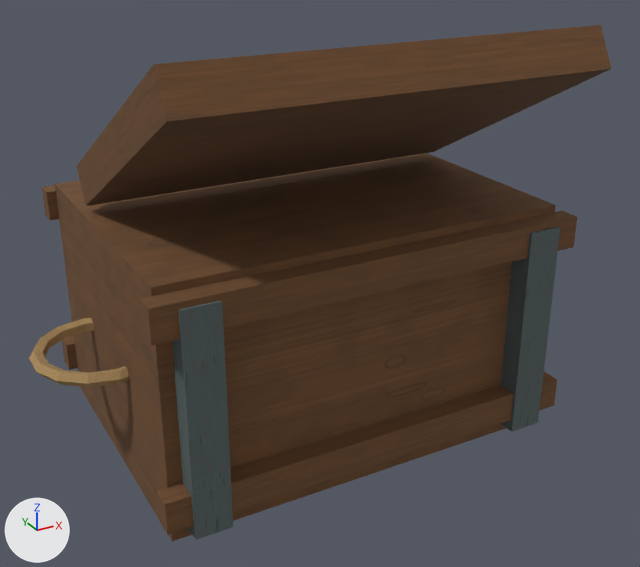
An edit to the OBJ model Assets/ProjectOEN/ProductionArt/Meshes/props_tools/pr-004_supply_crate__open.obj, drawn before and after from the same camera.
The view is the same before and after, from a 50 mm camera at (-1.004, -1.953, 1.349) aimed at (0.028, -0.075, 0.41). The axes (+X, +Y, +Z) are drawn at lower left. The lights are the same throughout. The picture after the commit comes second. Where no turn or scale is listed for an object, it has been applied to the vertices. Vertices at exactly the same position are counted once.

Names of what the first picture shows: 'pr-004_supply_crate__open'.
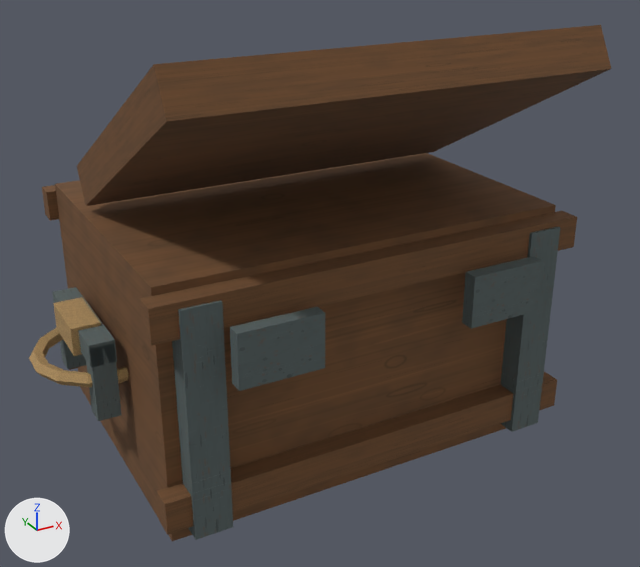
Diff of the bpy script that builds the scene:
```diff
--- a/Assets/ProjectOEN/ProductionArt/Meshes/props_tools/pr-004_supply_crate__open.obj.py
+++ b/Assets/ProjectOEN/ProductionArt/Meshes/props_tools/pr-004_supply_crate__open.obj.py
@@ me_pr_004_supply_crate__open @@
 # used by ob_pr_004_supply_crate__open; location = (0.0, 0.0, 0.0)
-me_pr_004_supply_crate__open.from_pydata(...)  # 244 vertices, 436 faces; spans x -0.709..0.709, y -0.524..0.483, z 0.014..1.084
+me_pr_004_supply_crate__open.from_pydata(...)  # 348 vertices, 592 faces; spans x -0.709..0.709, y -0.524..0.545, z 0.014..1.084
+# me_pr_004_supply_crate__open part 1: a new loose piece, a box spanning x -0.394..-0.194, y -0.502..-0.467, z 0.425..0.555, in mat_metal (picture img_metal_albedo_png)
+# me_pr_004_supply_crate__open part 2: a new loose piece, a box spanning x 0.194..0.394, y -0.502..-0.467, z 0.425..0.555, in mat_metal (picture img_metal_albedo_png)
+# me_pr_004_supply_crate__open part 3: a new loose piece, a box spanning x -0.608..-0.553, y 0.113..0.168, z 0.231..0.421, in mat_metal (picture img_metal_albedo_png)
+# me_pr_004_supply_crate__open part 4: a new loose piece, a box spanning x -0.608..-0.553, y -0.167..-0.112, z 0.231..0.421, in mat_metal (picture img_metal_albedo_png)
+# me_pr_004_supply_crate__open part 5: a new loose piece, a box spanning x -0.61..-0.55, y -0.167..0.168, z 0.374..0.429, in mat_metal (picture img_metal_albedo_png)
+# me_pr_004_supply_crate__open part 6: a new loose piece, a box spanning x -0.627..-0.557, y -0.081..0.081, z 0.366..0.436, in mat_rope (picture img_rope_albedo_png)
+# other edits to the shape of me_pr_004_supply_crate__open do not show in these pictures
 me_pr_004_supply_crate__open.materials.append(mat_wood)
```

Pixel boxes (x1, y1, x2, y2) of what changed, in the pictures (640 x 567 px):
part 1 of me_pr_004_supply_crate__open, added
    after: (230, 307, 325, 391)
part 2 of me_pr_004_supply_crate__open, added
    after: (462, 256, 543, 329)
part 3 of me_pr_004_supply_crate__open, added
    after: (60, 340, 86, 369)
part 4 of me_pr_004_supply_crate__open, added
    after: (86, 343, 122, 421)
part 5 of me_pr_004_supply_crate__open, added
    after: (52, 287, 117, 367)
part 6 of me_pr_004_supply_crate__open, added (brown)
    after: (53, 297, 101, 356)
